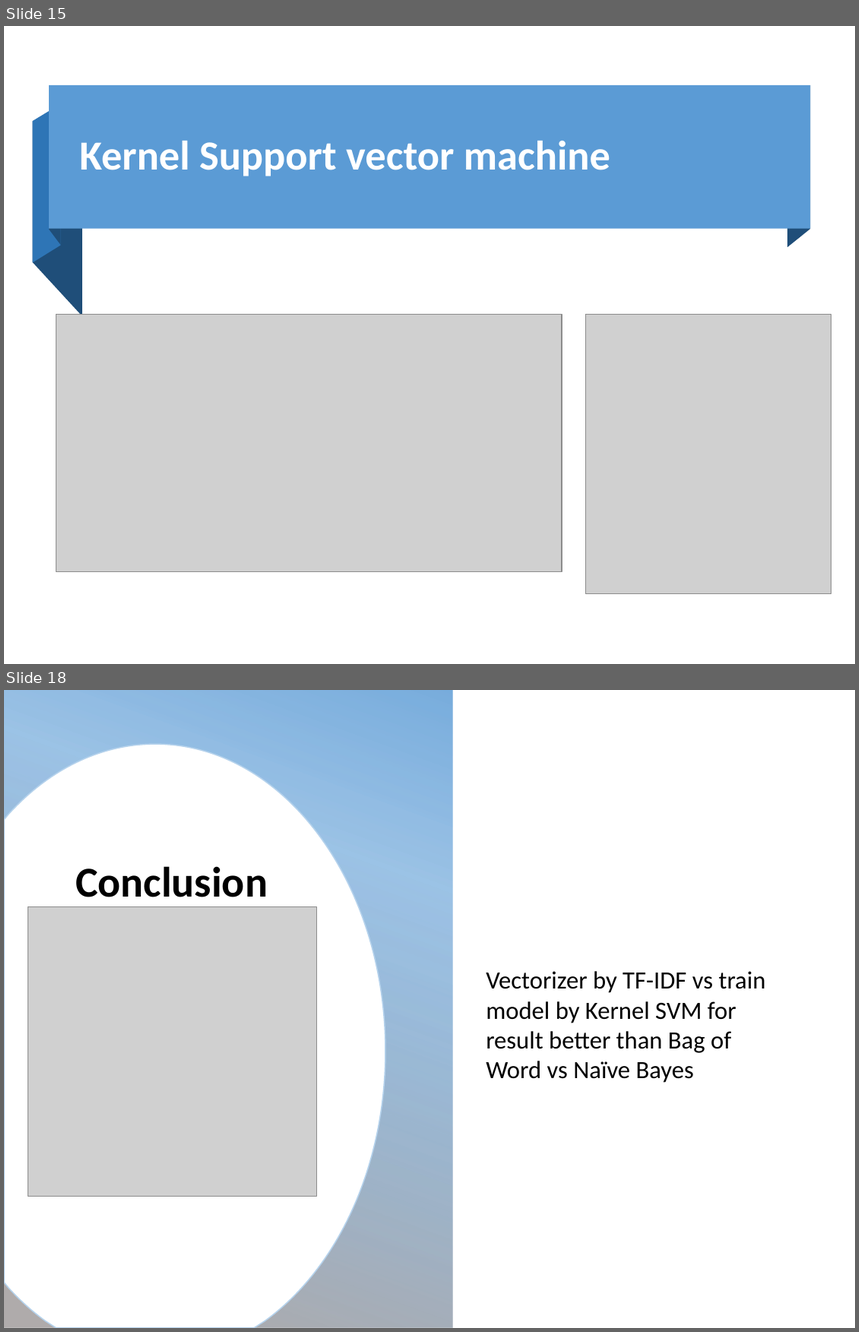
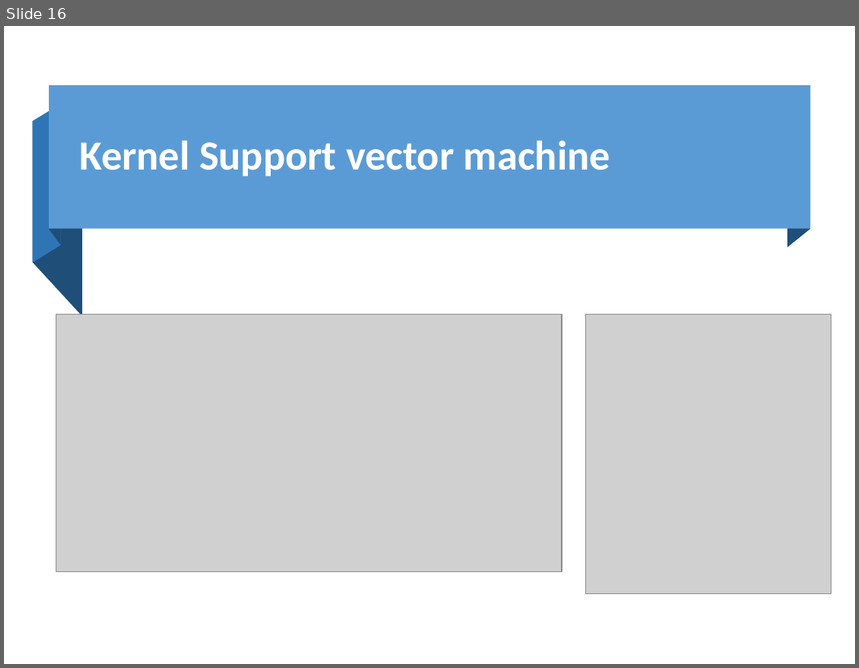
Before and after one commit to ManhLk/icomm_internship, a slide deck: Slide.pptx. Shown one above the other, each under a label of ours: slides 15 and 18 before the commit, slide 16 after it; the slides between them are not shown. The pictures are 859x1332 and 859x668 pixels, drawn with LibreOffice and Linux fonts; fonts in the diff are those of the drawing; grey boxes stand for pictures; background and template pictures are left out. Boxes give left, top, right and bottom in pixels: in the first picture for what was removed or moved away, otherwise in the second. Text is boxed around its words. In the diff, an @@ line names an element or a change of style, - is before the commit and + after.

```diff
--- a/Slide.pptx
+++ b/Slide.pptx
@@ slide 18 removed at <box>4,690,855,1328</box>, background picture (left out) @@
@@ rectangle removed at <box>4,690,452,1328</box> @@
@@ freeform shape removed at <box>4,745,386,1328</box> @@
@@ text removed at <box>75,866,268,897</box> @@
-Conclusion
@@ picture removed at <box>28,907,317,1196</box> @@
@@ text removed at <box>486,971,766,1083</box> @@
-Vectorizer by TF-IDF vs train model by Kernel SVM for result better than Bag of Word vs Naïve Bayes
@@ what was slide 15 is now slide 16 @@
```
Also in this commit, not shown: 4 slides changed, 10 slides added, 5 other slides removed, 1 other file.
